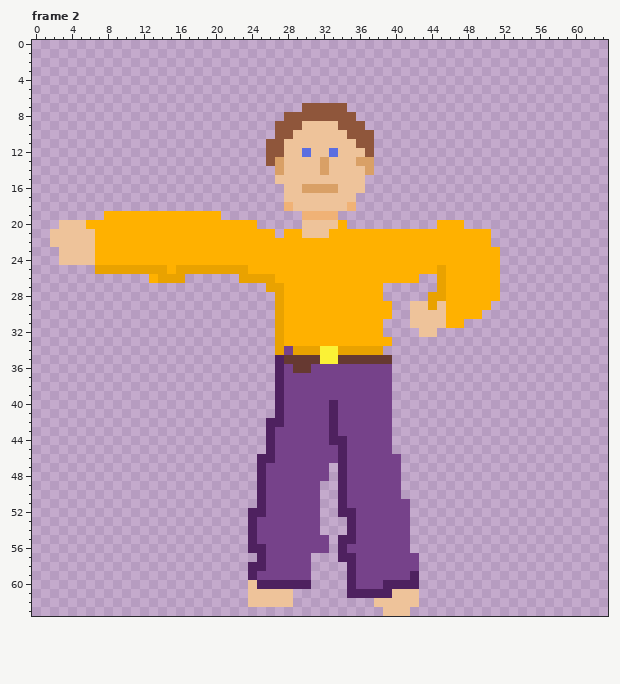
Pixel-art file -- draclove-love/typeshit/punch_from_air.aseprite. The picture above is the old version.
64x64 pixels, 5 frames. Shown: frame 2. The commit also changed other frames, which this record leaves out.
Now the later version:
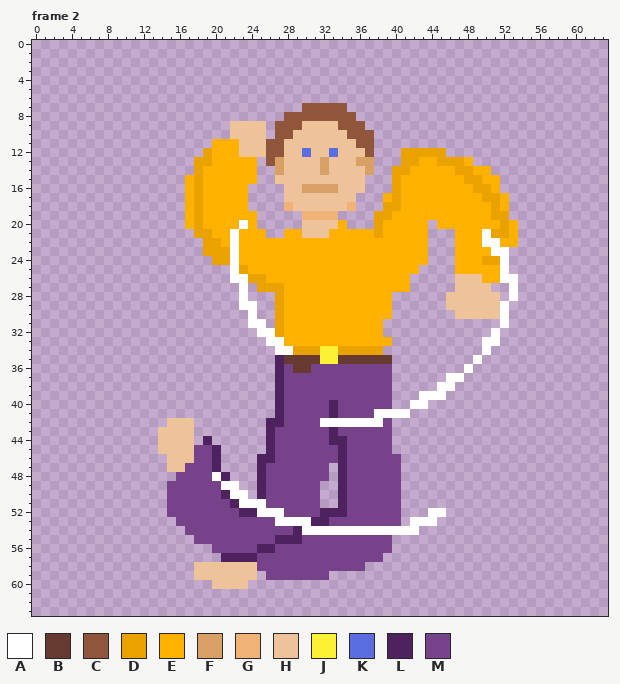
Palette (. is transparent): A #ffffff  B #663931  C #8f563b  D #e9a200  E #ffb100  F #d9a066  G #f0b276  H #eec39a  J #fbf236  K #5b6ee1  L #4e215f  M #76428a
Difference:
layer "Layer 2" added
Frame 2, layers "Layer 2", "Layer 1":
y 9..10: x 22..25 .... -> HHHH
y 11: x 20..25 ...... -> EEEHHH
y 12: x 19..25 ....... -> DEEEHHH; x 41..45 ..... -> DDDDD
y 13: x 18..24 ....... -> DDEEEEE; x 41..48 ........ -> DDEEDDDE
y 14: x 18..24 ....... -> DEEEEEE; x 40..50 ........... -> DDEEEEEDDEE
y 15: x 17..24 ........ -> EDEEEEEE; x 40..51 ............ -> DEEEEEEEDDEE
y 16: x 17..23 ....... -> EDEEEEE; x 40..51 ............ -> DEEEEEEEEDDE
y 17: x 17..23 ....... -> EDEEEEE; x 39..52 .............. -> EDEEEEEEEEEDDE
y 18: x 17..23 ....... -> EDEEEEE; x 39..52 .............. -> DDEEEEEEEEEEDE
y 19: x 8..16 EEEEEEEEE -> .........; x 18 E -> D; x 21..24 .... -> EEEE; x 38..52 ............... -> DDEEEEEEEEEEEDD
y 20: x 3..16 HHHEEEEEEEEEEE -> ..............; x 18 E -> D; x 23 E -> A; x 38..43 ...... -> DEEEEE; x 48..53 ...... -> EEEEDE
y 21: x 2..19 HHHHHEEEEEEEEEEEEE -> ................DD; x 22 E -> A; x 26 E -> .; x 38 E -> D; x 44..46 EEE -> ...; x 50..53 E... -> ADDE
y 22: x 2..20 HHHHHEEEEEEEEEEEEEE -> .................DD; x 22 E -> A; x 44..46 EEE -> ...; x 50..53 E... -> AAEE
y 23: x 3..22 HHHHEEEEEEEEEEEEEEEE -> ................DDDA; x 44..46 EEE -> ...; x 51..52 E. -> AA
y 24: x 3..22 HHHHEEEEEEEEEEEEEEEE -> .................DDA; x 44..46 EEE -> ...; x 50..52 EE. -> DDA
y 25: x 7..22 DDDDDDDDEDDDDDDD -> ...............A; x 43..46 EEDE -> ....; x 52 . -> A
y 26: x 13..16 EDDD -> ....; x 22..23 .D -> AA; x 26 D -> E; x 42 E -> .; x 45..49 DEEEE -> ..HHH; x 52..53 .. -> AA
y 27: x 23 . -> A; x 25 . -> D; x 39..41 ... -> EEE; x 45..51 DEEEEEE -> ..HHHH.; x 53 . -> A
y 28: x 23 . -> A; x 39 . -> E; x 44..51 DDEEEEEE -> ..HHHHHH; x 53 . -> A
y 29: x 23..24 .. -> AA; x 42..52 HHDHEEEEE.. -> ....HHHHHHA
y 30: x 24 . -> A; x 42..52 HHHHEEEE... -> .....HHHHHA
y 31: x 24..25 .. -> AA; x 42..47 HHHHEE -> ......; x 52 . -> A
y 32: x 25..26 .. -> AA; x 43..44 HH -> ..; x 51 . -> A
y 33: x 26..27 .D -> AA; x 50..51 .. -> AA
y 34: x 27..28 DM -> AA; x 50 . -> A
y 35: x 49 . -> A
y 36: x 48 . -> A
y 37: x 46..47 .. -> AA
y 38: x 45..46 .. -> AA
y 39: x 43..45 ... -> AAA
y 40: x 42..43 .. -> AA
y 41: x 38..41 MM.. -> AAAA
y 42: x 15..17 ... -> HHH; x 32..38 MLMMMMM -> AAAAAAA
y 43: x 14..17 .... -> HHHH
y 44: x 14..17 .... -> HHHH; x 19 . -> L
y 45: x 14..20 ....... -> HHHHMML
y 46: x 15..20 ...... -> HHHMML
y 47: x 15..20 ...... -> HHMMML
y 48: x 16..21 ...... -> MMMMAL
y 49: x 15..22 ........ -> MMMMMMAA
y 50: x 15..23 ......... -> MMMMMMLAA
y 51: x 15..25 ..........L -> MMMMMMMLAAA; x 41 M -> .
y 52: x 15..23 ......... -> MMMMMMMML; x 25..27 LMM -> AAA; x 32..33 .. -> LL; x 35 L -> M; x 41 M -> .; x 44..45 .. -> AA
y 53: x 16..24 ........L -> MMMMMMMMM; x 27..35 MMMMM...L -> AAAALLMMM; x 41..44 M... -> .AAA
y 54: x 17..24 .......L -> MMMMMMMM; x 29..42 MMM...LMMMMMM. -> LAAAAAAAAAAAAA
y 55: x 18..24 ......L -> MMMMMMM; x 27..29 MMM -> LLL; x 33..35 .LL -> MMM; x 40..41 MM -> ..
y 56: x 20..24 ....L -> MMMMM; x 26 M -> L; x 33..34 .L -> MM; x 40..41 MM -> ..
y 57: x 21..25 ....L -> LLLLM; x 31..35 ...LL -> MMMMM; x 39..42 MMMM -> ....
y 58: x 18..25 ......LL -> HHHHHHHM; x 31..35 ....L -> MMMMM; x 37..42 MMMMMM -> ......
y 59: x 18..25 ......LM -> HHHHHHH.; x 31..32 .. -> MM; x 35..42 LMMMMMML -> ........
y 60: x 20..30 ....HLLLLLL -> HHHH.......; x 35..42 LMMMLLLL -> ........
y 61: x 24..28 HHHHH -> .....; x 35..42 LLLLLHHH -> ........
y 62: x 24..28 HHHHH -> .....; x 38..42 HHHHH -> .....
y 63: x 39..41 HHH -> ...
Where, in picture pixels (left, top, right, bottom), the same in both pictures:
changed: (50, 121, 518, 616)
